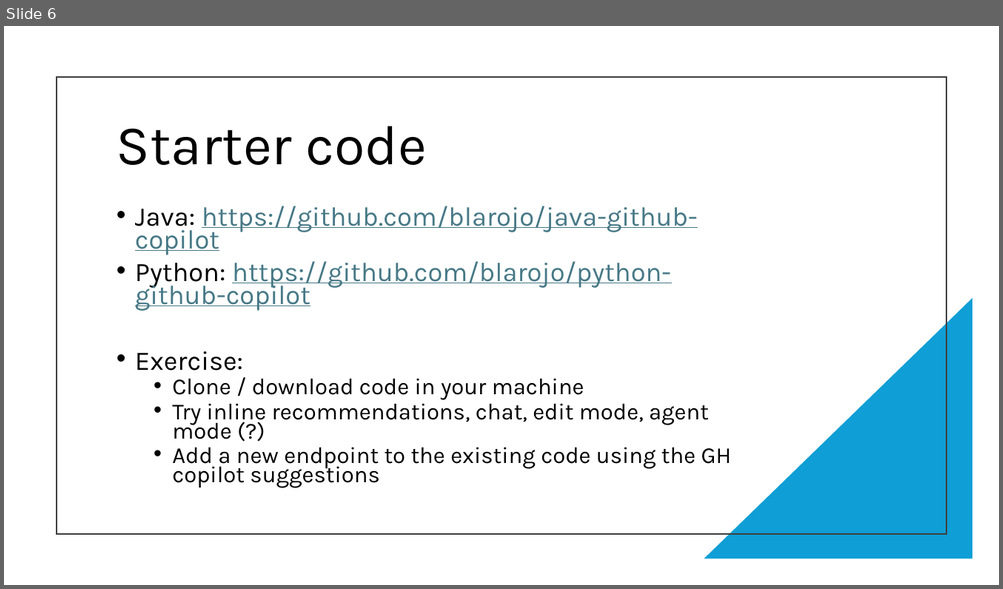
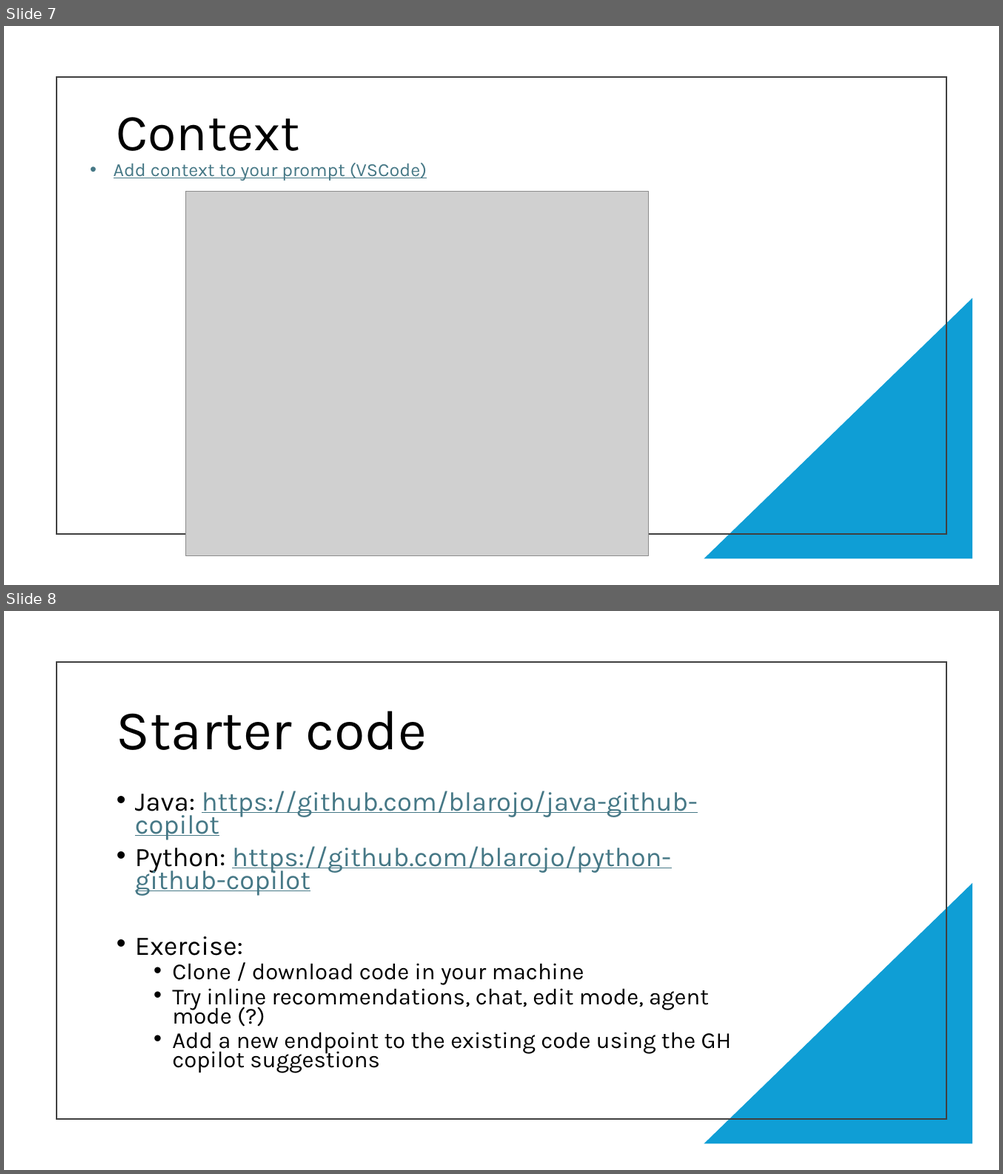
Before and after one commit to blarojo/code-dojo, a slide deck: Code Dojo - GitHub copilot.pptx. Shown one above the other, each under a label of ours: slide 6 before the commit, slides 7 and 8 after it. The pictures are 1003x589 and 1003x1174 pixels, drawn with LibreOffice and Linux fonts; fonts in the diff are those of the drawing; grey boxes stand for pictures. Boxes give left, top, right and bottom in pixels: in the first picture for what was removed or moved away, otherwise in the second. Text is boxed around its words. In the diff, an @@ line names an element or a change of style, - is before the commit and + after.

```diff
--- a/Code Dojo - GitHub copilot.pptx
+++ b/Code Dojo - GitHub copilot.pptx
@@ slide 7 added at bbox=[4, 26, 999, 585], background #FFFFFF @@
@@ rectangle added at bbox=[57, 77, 946, 534], outline #404040 1.5 pt @@
@@ title added at bbox=[116, 117, 300, 151], 50 pt, text #000000 @@
+Context
@@ text added at bbox=[114, 163, 427, 181], 18 pt, text #467886, underline @@
+• Add context to your prompt (VSCode)
@@ picture added at bbox=[186, 192, 648, 557] @@
@@ right triangle added at bbox=[704, 298, 973, 560], fill #0F9ED5 @@
@@ what was slide 6 is now slide 8 @@
```
Also in this commit, not shown: 1 slide changed, 2 other slides added, 1 slide removed.
